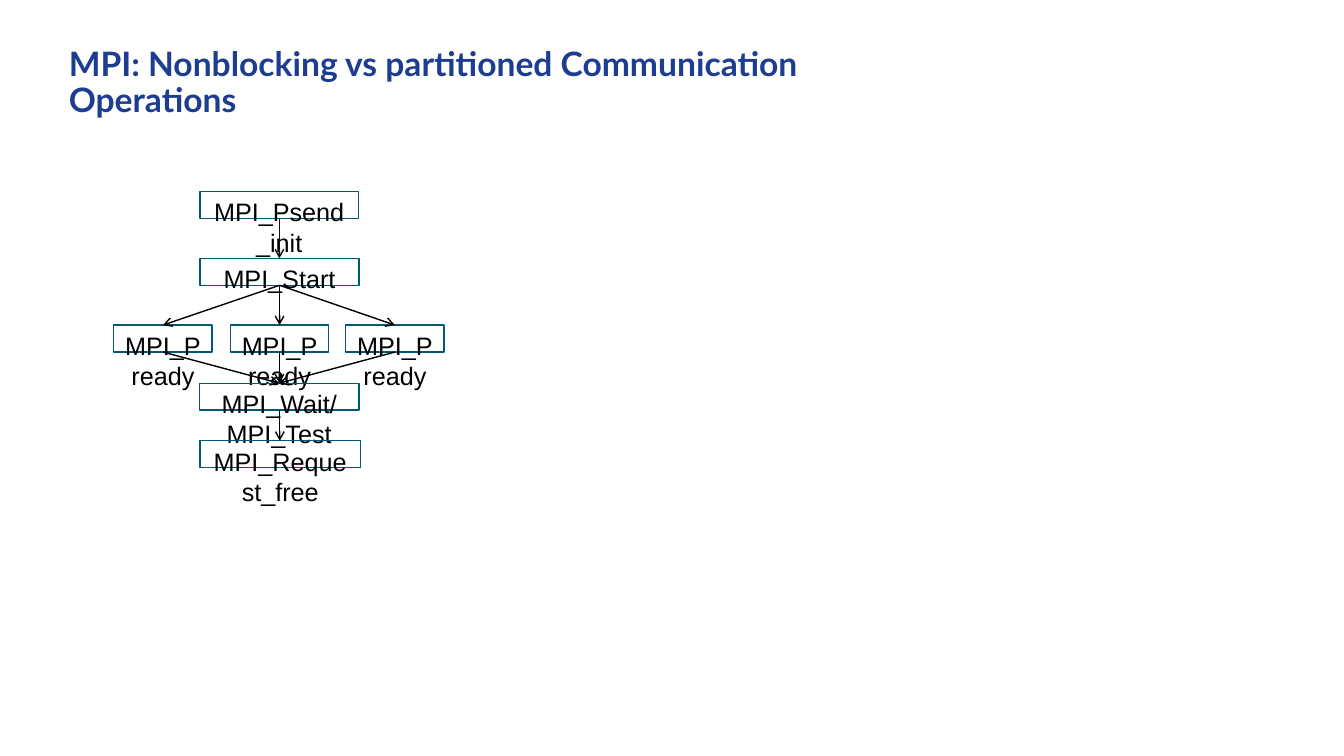
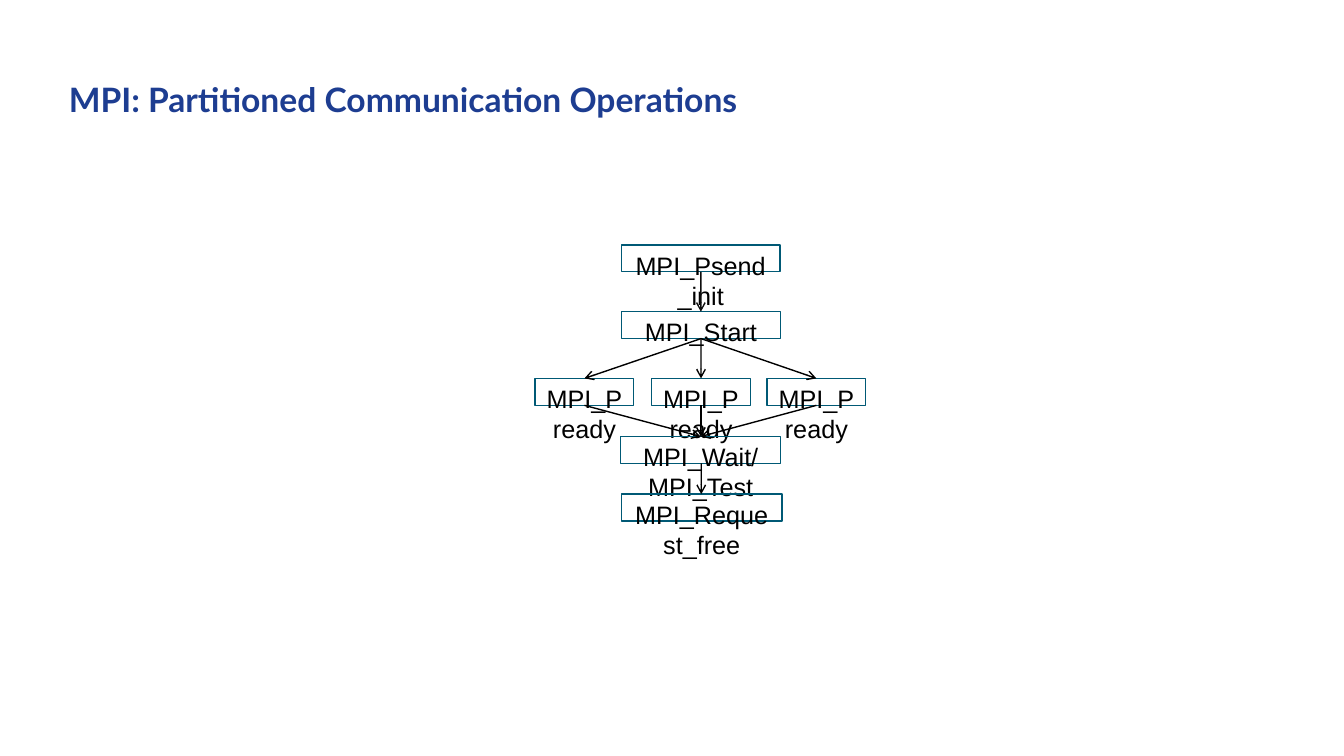
Before and after one commit to AxelSchneewind/mpi-benchmark, a slide deck: slide 4 of presentation/presentation-partitioned-progress.pptx. Drawn at 1344x756 pixels with LibreOffice and Linux fonts; fonts in the diff are those of the drawing; background and template pictures are left out. Boxes give left, top, right and bottom in pixels: in the first picture for what was removed or moved away, otherwise in the second. Text is boxed around its words. In the diff, an @@ line names an element or a change of style, - is before the commit and + after.

```diff
--- a/presentation/presentation-partitioned-progress.pptx
+++ b/presentation/presentation-partitioned-progress.pptx
@@ title at bbox=[69, 87, 738, 118]: text changed @@
-MPI: Nonblocking vs partitioned Communication Operations
+MPI: Partitioned Communication Operations
@@ 8 arrows, 4 rectangles: place and size @@
-8 arrows, 4 rectangles at bbox=[163, 192, 395, 468]
+8 arrows, 4 rectangles at bbox=[585, 245, 817, 521]
@@ 3 rectangles: place and size @@
-3 rectangles at bbox=[114, 326, 445, 353]
+3 rectangles at bbox=[535, 378, 866, 405]
```
Also in this commit, not shown: 3 other slides changed, 5 slides added, 2 slides removed.
